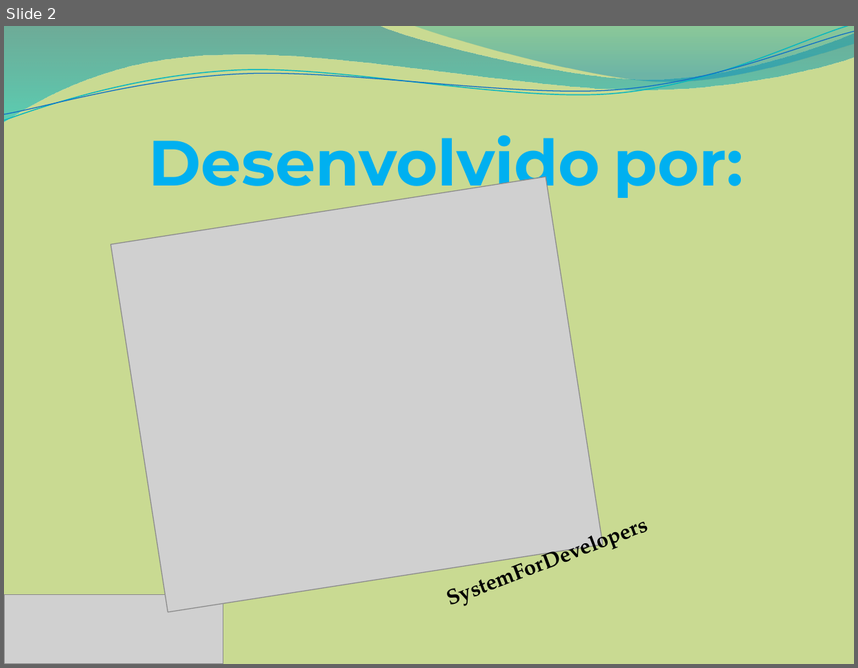
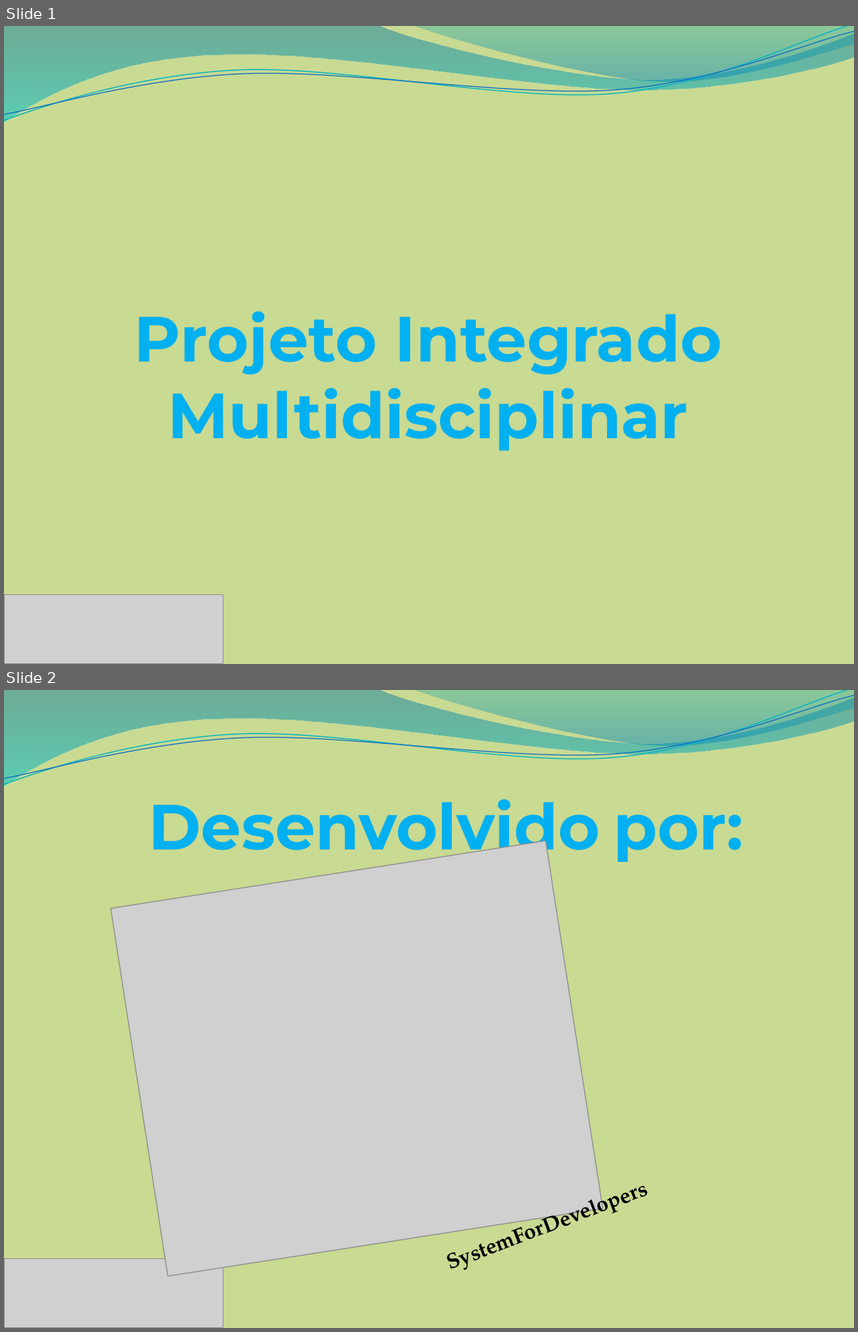
Before and after one commit to System4Developers/pimADS4, a slide deck: Documentação/SlidesApresentação.pptx. Shown one above the other, each under a label of ours: slide 2 before the commit, slides 1 and 2 after it. The pictures are 858x668 and 858x1332 pixels, drawn with LibreOffice and Linux fonts; fonts in the diff are those of the drawing; grey boxes stand for pictures. Boxes give left, top, right and bottom in pixels: in the first picture for what was removed or moved away, otherwise in the second. Text is boxed around its words. In the diff, an @@ line names an element or a change of style, - is before the commit and + after.

```diff
--- a/Documentação/SlidesApresentação.pptx
+++ b/Documentação/SlidesApresentação.pptx
@@ slide 1 added at box(4, 26, 854, 664), background #C9DA92; not listed: 4 template elements that a slide beside it also shows @@
@@ title added at box(134, 311, 722, 450), 54 pt, text #00B0F0, bold @@
+Projeto Integrado Multidisciplinar
@@ picture added at box(4, 594, 223, 664) @@
```
Also in this commit, not shown: 3 slides changed.
